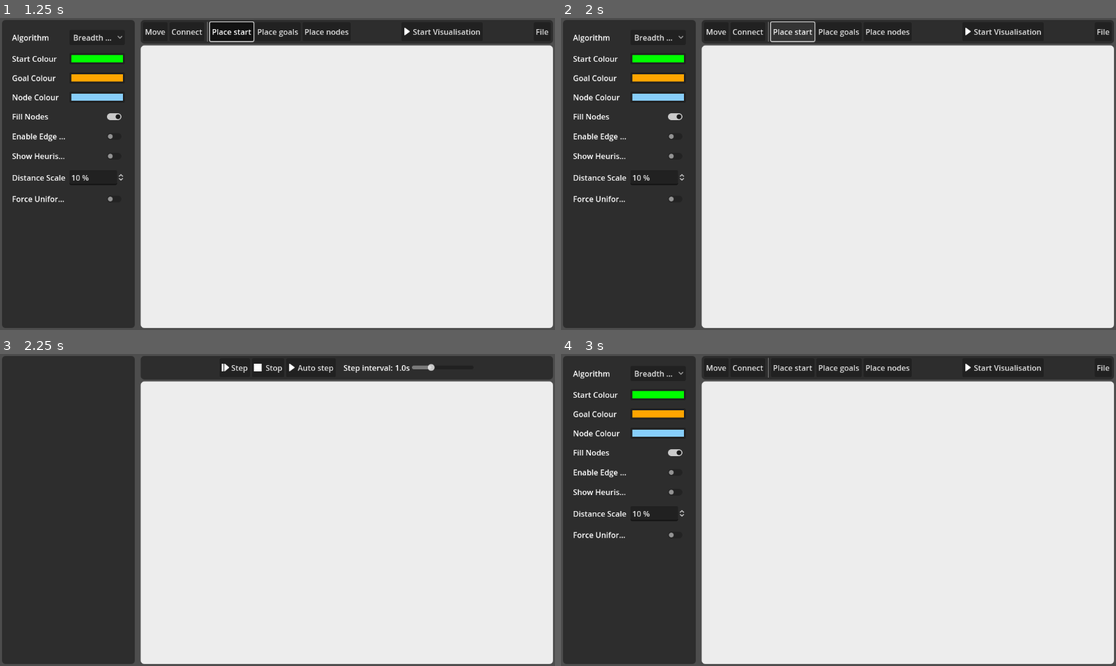
Above: before the commit, frames 1-4 (two rows, left to right).
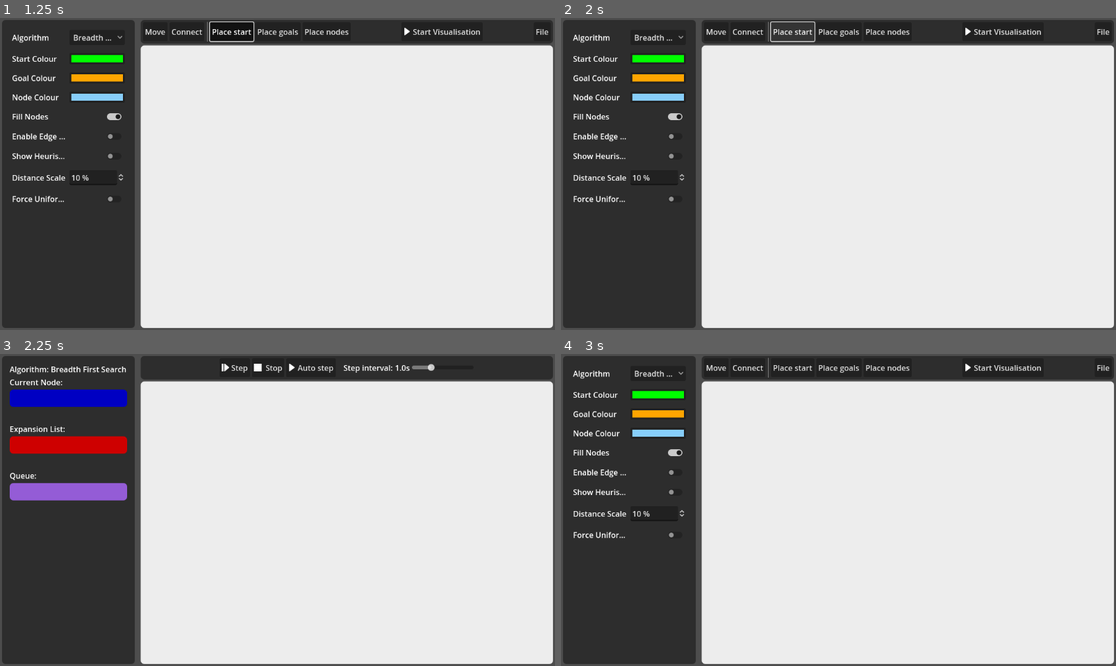
Above: after the commit, the same moments.

Repository: MattBann/Search-Tree-Traversal
Game: Godot game, scene res://scenes/main.tscn
The game is run twice, just before and just after one commit, with the same random seed, the same clock (stepped at 60 frames per second) and the same inputs.
Inputs:
- Up to frame 1 (1.25 s): click "Place start" at 0.5 s
- Up to frame 2 (2 s): click "Place start" at 1.25 s
- Up to frame 3 (2.25 s): click "Start Visualisation" at 2 s
- Up to frame 4 (3 s): click "Step" at 2.75 s

Frames 1-2 are identical in both runs. In frame 3, 4.1% of the frame differs, in the area x 1-23%, y 4-47%; in frame 4, nothing differs.

Commit message:
Add visualisation data visuals

Diff:
--- a/scenes/visualisation_info.tscn
+++ b/scenes/visualisation_info.tscn
@@ -1,8 +1,100 @@
-[gd_scene load_steps=2 format=3 uid="uid://va4os7lmi0yl"]
+[gd_scene load_steps=6 format=3 uid="uid://va4os7lmi0yl"]
 
 [ext_resource type="Script" path="res://scripts/visualisation/visualisation_info.gd" id="1_ck75f"]
+[ext_resource type="Theme" uid="uid://de5s6yajhp1tc" path="res://theme/dark_theme.tres" id="2_ji4v4"]
+
+[sub_resource type="StyleBoxFlat" id="StyleBoxFlat_b2x0a"]
+bg_color = Color(0, 0, 0.764706, 1)
+corner_radius_top_left = 8
+corner_radius_top_right = 8
+corner_radius_bottom_right = 8
+corner_radius_bottom_left = 8
+
+[sub_resource type="StyleBoxFlat" id="StyleBoxFlat_bibrg"]
+bg_color = Color(0.807843, 0, 0, 1)
+corner_radius_top_left = 8
+corner_radius_top_right = 8
+corner_radius_bottom_right = 8
+corner_radius_bottom_left = 8
+
+[sub_resource type="StyleBoxFlat" id="StyleBoxFlat_kwtdq"]
+bg_color = Color(0.58, 0.36, 0.84, 1)
+corner_radius_top_left = 8
+corner_radius_top_right = 8
+corner_radius_bottom_right = 8
+corner_radius_bottom_left = 8
 
 [node name="VisualisationInfo" type="VBoxContainer"]
-offset_right = 40.0
-offset_bottom = 40.0
+custom_minimum_size = Vector2(128, 0)
+offset_right = 244.0
+offset_bottom = 608.0
+size_flags_horizontal = 3
+size_flags_vertical = 3
 script = ExtResource("1_ck75f")
+
+[node name="AlgorithmTypeLabel" type="Label" parent="."]
+layout_mode = 2
+
+[node name="Label" type="Label" parent="."]
+layout_mode = 2
+text = "Current Node:"
+
+[node name="PanelContainer" type="PanelContainer" parent="."]
+layout_mode = 2
+theme = ExtResource("2_ji4v4")
+theme_override_styles/panel = SubResource("StyleBoxFlat_b2x0a")
+
+[node name="MarginContainer" type="MarginContainer" parent="PanelContainer"]
+layout_mode = 2
+theme = ExtResource("2_ji4v4")
+
+[node name="CurrentNodeLabel" type="Label" parent="PanelContainer/MarginContainer"]
+custom_minimum_size = Vector2(0, 26)
+layout_mode = 2
+vertical_alignment = 1
+
+[node name="GoalTestLabel" type="Label" parent="."]
+custom_minimum_size = Vector2(0, 26)
+layout_mode = 2
+vertical_alignment = 1
+autowrap_mode = 3
+
+[node name="Label2" type="Label" parent="."]
+layout_mode = 2
+text = "Expansion List:"
+
+[node name="PanelContainer2" type="PanelContainer" parent="."]
+layout_mode = 2
+theme = ExtResource("2_ji4v4")
+theme_override_styles/panel = SubResource("StyleBoxFlat_bibrg")
+
+[node name="MarginContainer" type="MarginContainer" parent="PanelContainer2"]
+layout_mode = 2
+theme = ExtResource("2_ji4v4")
+
+[node name="ExpansionListLabel" type="Label" parent="PanelContainer2/MarginContainer"]
+custom_minimum_size = Vector2(0, 26)
+layout_mode = 2
+vertical_alignment = 1
+
+[node name="Control" type="Control" parent="."]
+custom_minimum_size = Vector2(0, 26)
+layout_mode = 2
+
+[node name="Label3" type="Label" parent="."]
+layout_mode = 2
+text = "Queue:"
+
+[node name="PanelContainer3" type="PanelContainer" parent="."]
+layout_mode = 2
+theme = ExtResource("2_ji4v4")
+theme_override_styles/panel = SubResource("StyleBoxFlat_kwtdq")
+
+[node name="MarginContainer" type="MarginContainer" parent="PanelContainer3"]
+layout_mode = 2
+theme = ExtResource("2_ji4v4")
+
+[node name="QueueLabel" type="Label" parent="PanelContainer3/MarginContainer"]
+custom_minimum_size = Vector2(0, 26)
+layout_mode = 2
+vertical_alignment = 1
--- a/scripts/visualisation/visualisation_info.gd
+++ b/scripts/visualisation/visualisation_info.gd
@@ -1,2 +1,56 @@
 extends VBoxContainer
 class_name VisualisationInfo
+
+
+@onready var algorithm_type_label : Label = get_node("AlgorithmTypeLabel")
+@onready var current_node_label : Label = get_node("PanelContainer/MarginContainer/CurrentNodeLabel")
+@onready var expansion_list_label : Label = get_node("PanelContainer2/MarginContainer/ExpansionListLabel")
+@onready var goal_test_label : Label = get_node("GoalTestLabel")
+@onready var queue_label : Label = get_node("PanelContainer3/MarginContainer/QueueLabel")
+
+
+# Connect listeners to signals from the Runner
+func _ready() -> void:
+	var runner := Controller.get_current_runner()
+	if runner == null:
+		queue_free()
+		return
+	runner.current_node_changed.connect(_on_current_node_changed)
+	runner.expansion_list_changed.connect(_on_expansion_list_changed)
+	runner.goal_test_failed.connect(_on_goal_test_fail)
+	runner.found_path.connect(_on_path_found)
+	runner.queue_changed.connect(_on_queue_changed)
+	var algorithm : SetupData.Algorithm = Controller.get_current_config().get_option("algorithm")
+	algorithm_type_label.text = "Algorithm: " + (SetupData.Algorithm.find_key(algorithm) as String).capitalize()
+
+
+# Update text showing the current node and its path cost
+func _on_current_node_changed(current_node : VisualisationNodeData) -> void:
+	current_node_label.text = Controller.get_current_config().get_graph().get_node(current_node.node_id).label + " (" + str(current_node.cost) + ")"
+
+
+# Update text showing the list of nodes reachable from the current node
+func _on_expansion_list_changed(new_list : Array[VisualisationNodeData]) -> void:
+	goal_test_label.text = ""
+	expansion_list_label.text = ""
+	for i in range(len(new_list)):
+		expansion_list_label.text += Controller.get_current_config().get_graph().get_node(new_list[i].node_id).label + " (" + str(new_list[i].cost) + ")"
+		if i != len(new_list) - 1: expansion_list_label.text += "\n"
+
+
+# Update text to say that the current node is not a goal node
+func _on_goal_test_fail() -> void:
+	goal_test_label.text = Controller.get_current_config().get_graph().get_node(Controller.get_current_runner().current_node.node_id).label + " is not the goal state"
+
+
+# Update text to say that the current node is a goal node
+func _on_path_found(_path) -> void:
+	goal_test_label.text = Controller.get_current_config().get_graph().get_node(Controller.get_current_runner().current_node.node_id).label + "is the goal state, so a path has been found!"
+
+
+# Update text showing the queue of nodes waiting to become current node
+func _on_queue_changed(new_queue : Array[VisualisationNodeData]) -> void:
+	queue_label.text = ""
+	for i in range(len(new_queue)):
+		queue_label.text += Controller.get_current_config().get_graph().get_node(new_queue[i].node_id).label + " (" + str(new_queue[i].cost) + ")"
+		if i != len(new_queue) - 1: queue_label.text += "\n"
